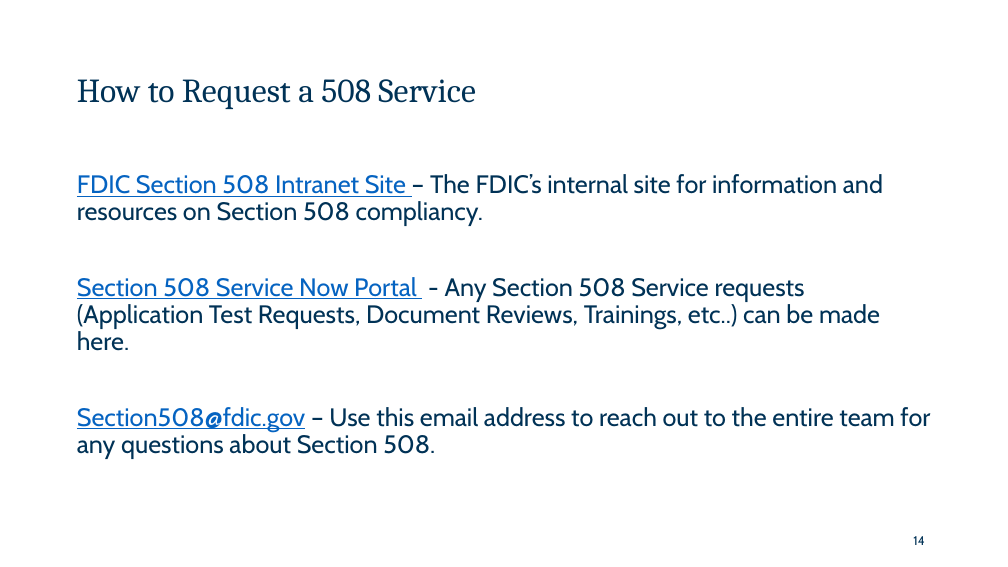
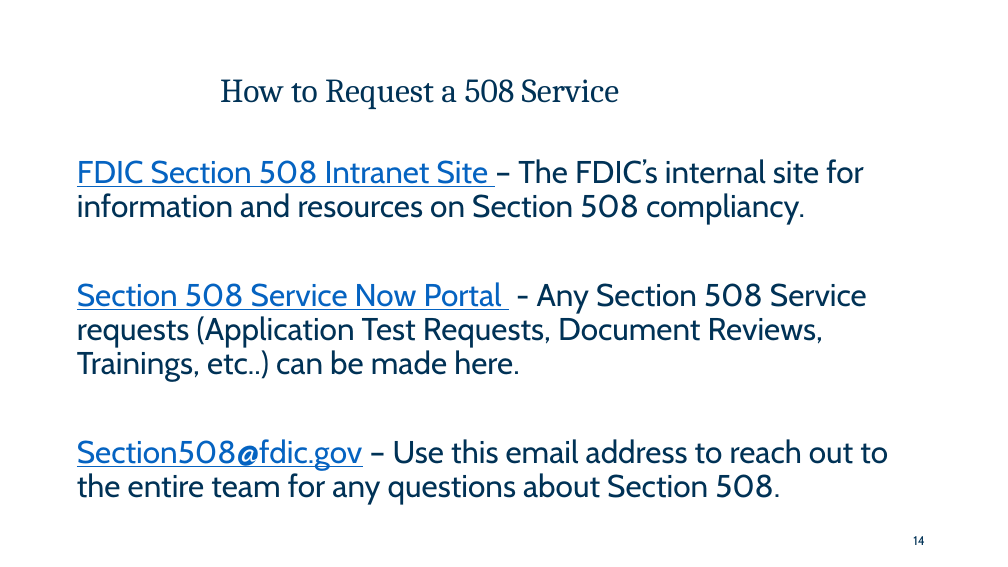
Before and after one commit to GSA/Assets.Section508.gov, a slide deck: slide 14 of assets/files/FDIC-Automated-Business-Workflow_ITACM-DEC-2025.pptx. Drawn at 1008x567 pixels with LibreOffice and Linux fonts; fonts in the diff are those of the drawing; background and template pictures are left out. Boxes give left, top, right and bottom in pixels: in the first picture for what was removed or moved away, otherwise in the second. Text is boxed around its words. In the diff, an @@ line names an element or a change of style, - is before the commit and + after.

```diff
--- a/assets/files/FDIC-Automated-Business-Workflow_ITACM-DEC-2025.pptx
+++ b/assets/files/FDIC-Automated-Business-Workflow_ITACM-DEC-2025.pptx
@@ title "How to Request a 508 ..." at box(220, 79, 619, 109): alignment left to centre @@
@@ text "FDIC Section 508 Intranet Site ...": place and size @@
-text "FDIC Section 508 Intranet Site ..." at box(77, 174, 930, 459)
+text "FDIC Section 508 Intranet Site ..." at box(77, 159, 888, 504)
@@ text "FDIC Section 508 Intranet Site ..." at box(77, 159, 888, 504): size 24 to 30 pt @@
```
Also in this commit, not shown: 9 other slides changed.
